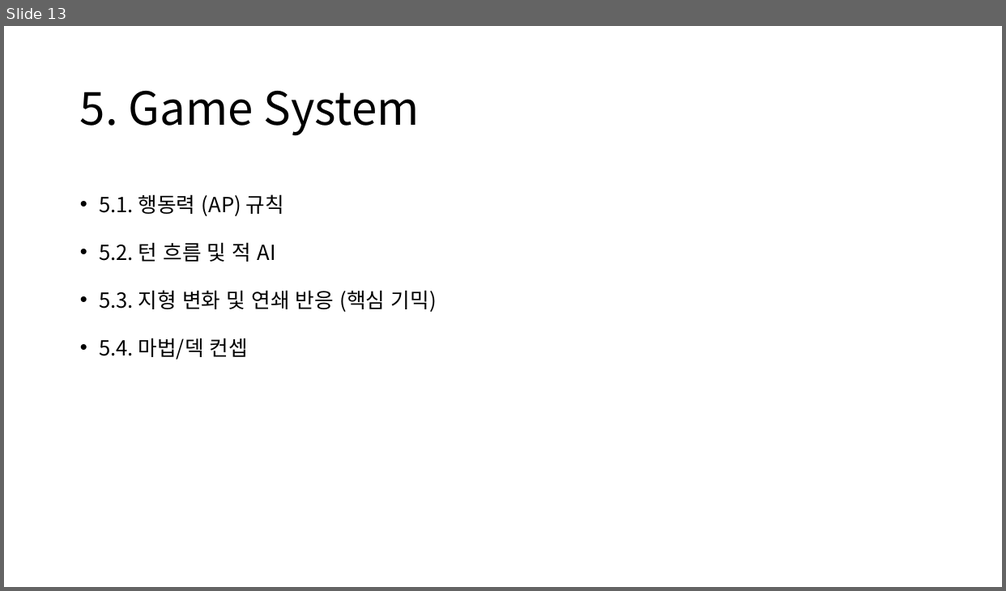
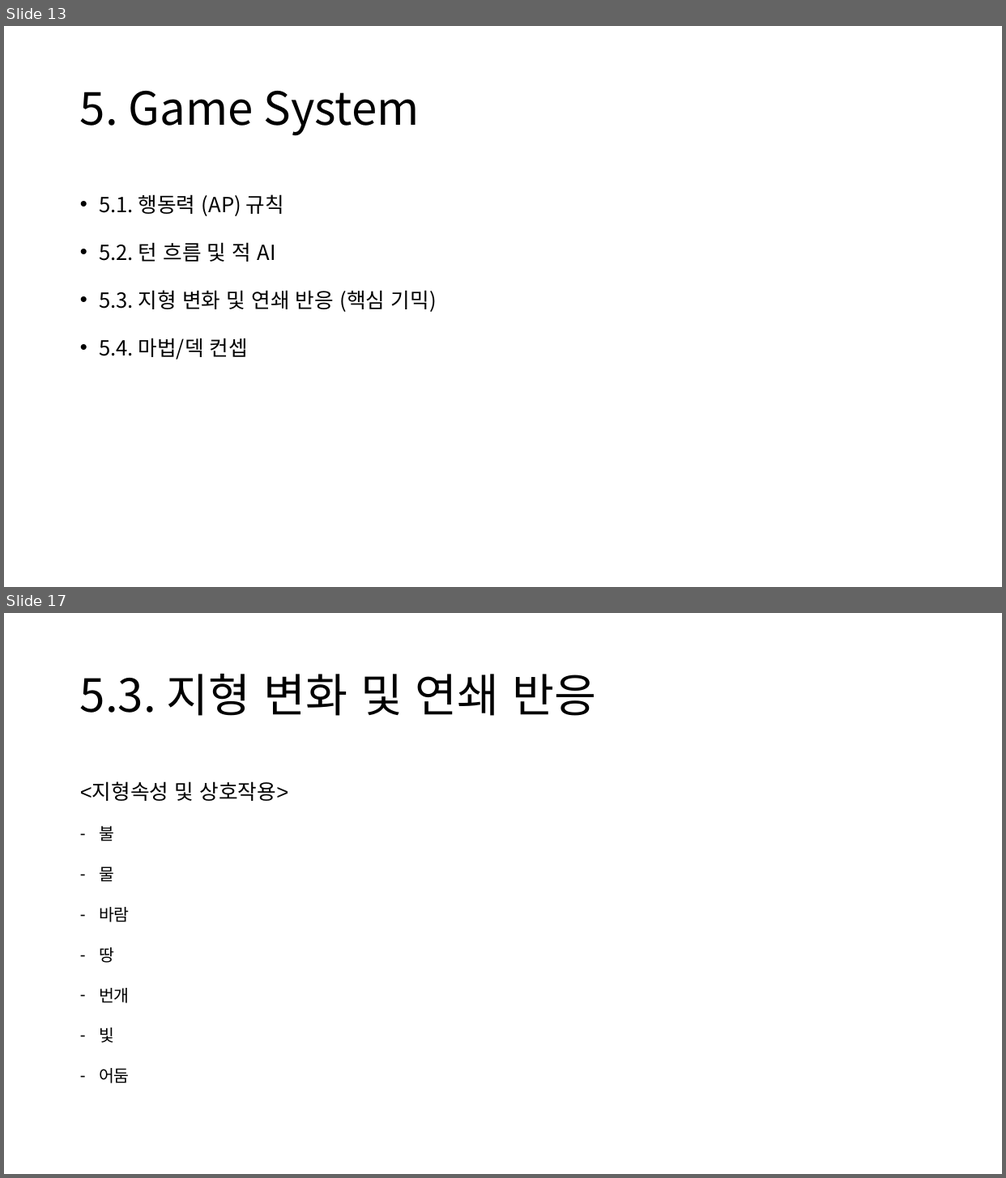
Before and after one commit to CrograNM/Project_Entropy, a slide deck: _문서/_Project Entropy 기획문서.pptx. Shown one above the other, each under a label of ours: slide 13 before the commit, slides 13 and 17 after it; the slides between them are not shown. The pictures are 1006x591 and 1006x1178 pixels, drawn with LibreOffice and Linux fonts; fonts in the diff are those of the drawing. Boxes give left, top, right and bottom in pixels: in the first picture for what was removed or moved away, otherwise in the second. Text is boxed around its words. In the diff, an @@ line names an element or a change of style, - is before the commit and + after.

```diff
--- a/_문서/_Project Entropy 기획문서.pptx
+++ b/_문서/_Project Entropy 기획문서.pptx
@@ slide 17 added at [4, 613, 1002, 1174], background #FFFFFF @@
@@ title added at [80, 674, 597, 716], 44 pt, text #000000 @@
+5.3. 지형 변화 및 연쇄 반응
@@ text added at [80, 781, 289, 1084], 20 pt, text #000000 @@
+<지형속성 및 상호작용>
+– 불
+– 물
+– 바람
+– 땅
+– 번개
+– 빛
+– 어둠
```
Also in this commit, not shown: 4 other slides added, 1 other file.
